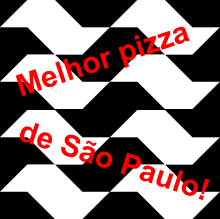
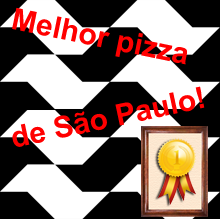
Revision of a layered 220 x 219 image; what changed, layer by layer:
added layer "medalha copy" above "Group 1 copy" over [157, 138, 196, 205]
added layer "Group 1 copy" above "Group 1" over [141, 126, 208, 217]
painted on "de São Paulo!" over [12, 86, 210, 201]
painted on "Melhor pizza" over [12, 7, 191, 96]
